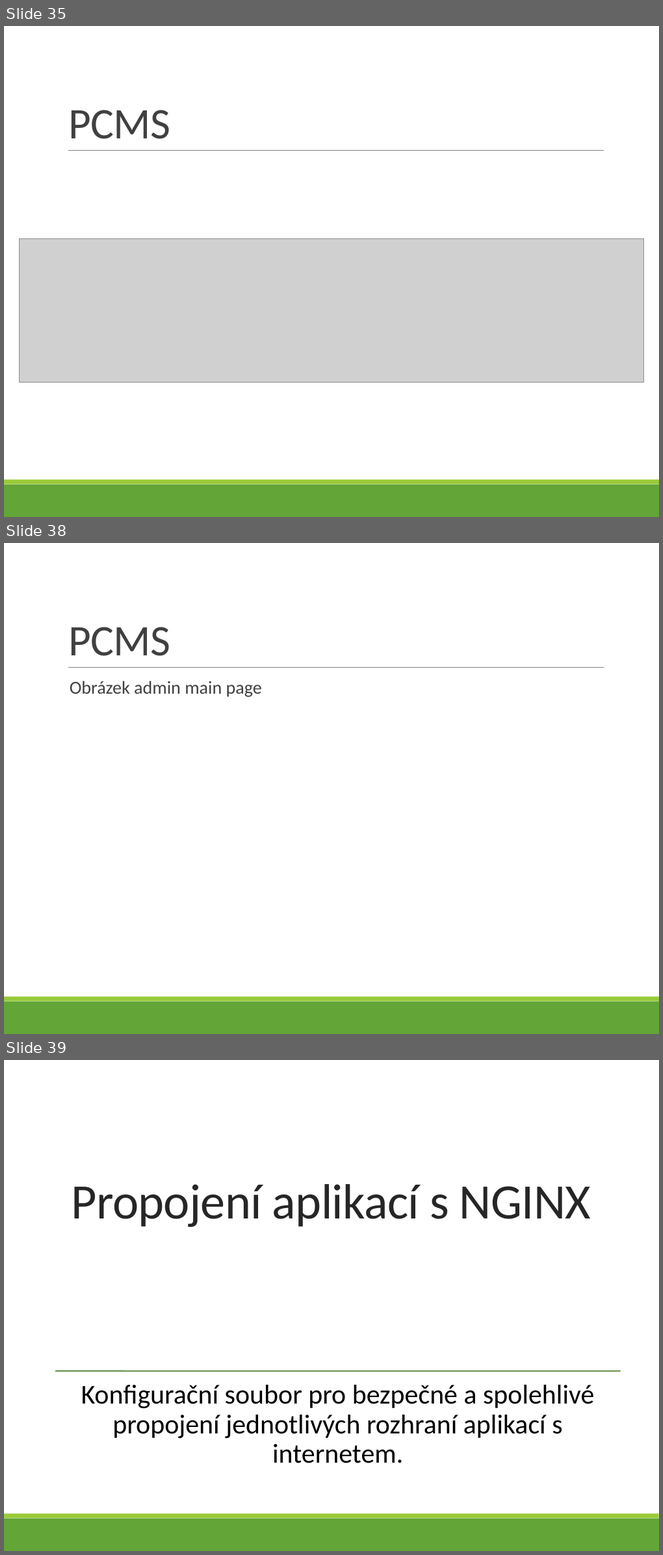
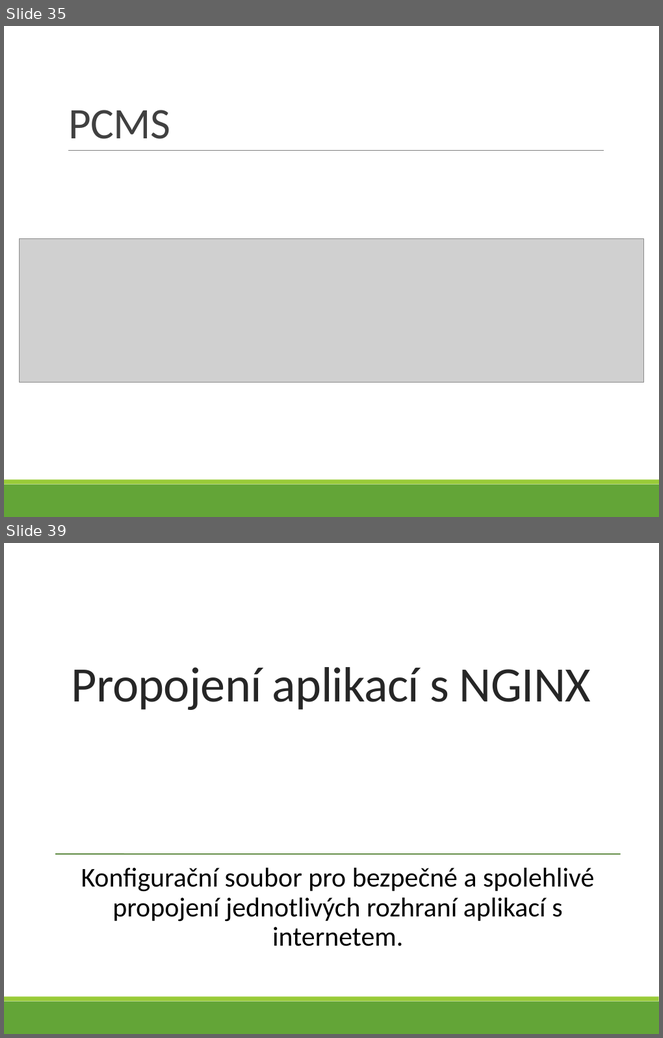
Before and after one commit to bastakka/graduation, a slide deck: Thesis/V4D Bašta Karel - 5 - VMware.pptx. Shown one above the other, each under a label of ours: slides 35, 38 and 39 before the commit, slides 35 and 39 after it; the slides between them are not shown. The pictures are 663x1555 and 663x1038 pixels, drawn with LibreOffice and Linux fonts; fonts in the diff are those of the drawing; grey boxes stand for pictures. Boxes give left, top, right and bottom in pixels: in the first picture for what was removed or moved away, otherwise in the second. Text is boxed around its words. In the diff, an @@ line names an element or a change of style, - is before the commit and + after.

Commit message:
Add PCMS images
This should be the end of my thesis.

```diff
--- a/Thesis/V4D Bašta Karel - 5 - VMware.pptx
+++ b/Thesis/V4D Bašta Karel - 5 - VMware.pptx
@@ slide 38 removed at bbox=[4, 543, 659, 1034], background #FFFFFF; not listed: 3 template elements that a slide beside it also shows @@
@@ title removed at bbox=[69, 627, 171, 656] @@
-PCMS
@@ text removed at bbox=[70, 681, 262, 697] @@
-  Obrázek admin main page
```
Also in this commit, not shown: 4 slides added, 3 other slides removed.
